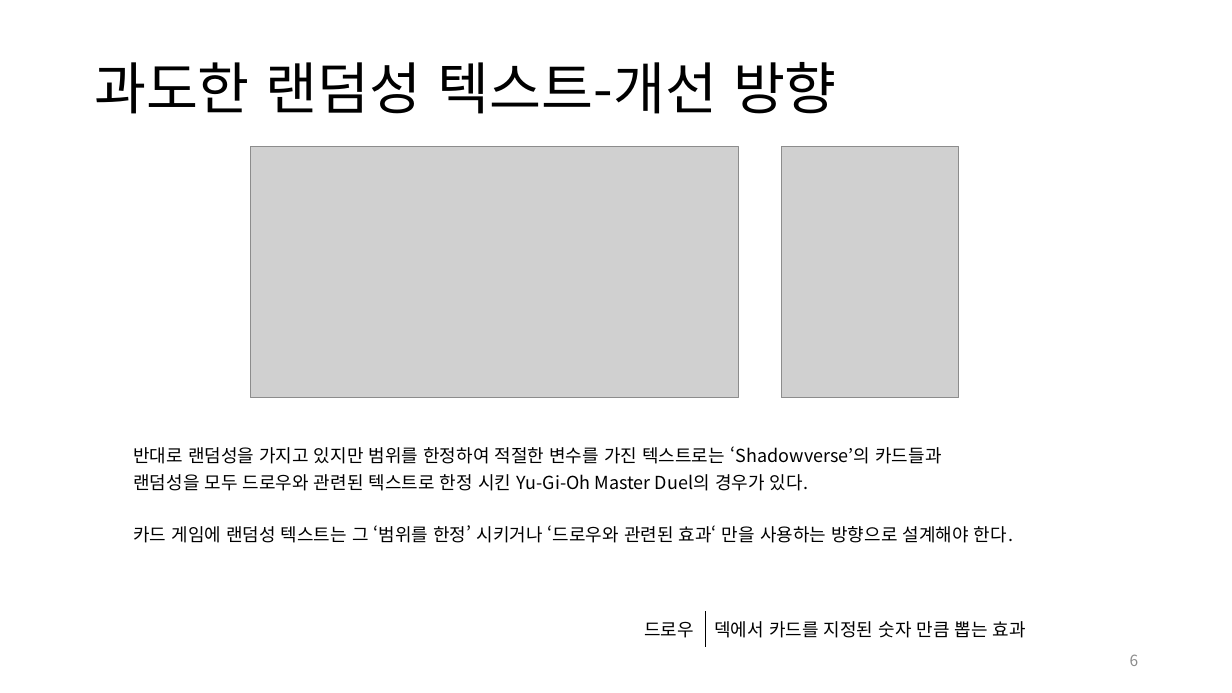
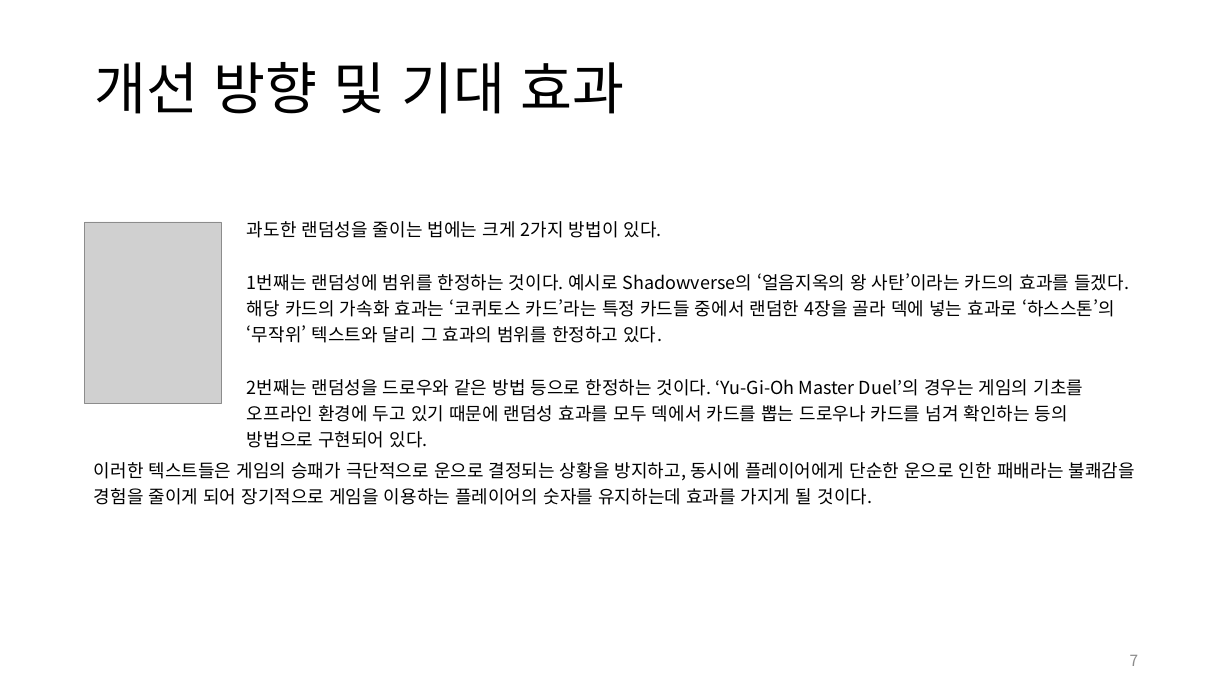
Before and after one commit to yjk0401/unityenginebasic_9th, a slide deck: slide 7 of 기획/하스스톤/카드게임(하스스톤,섀도우버스,yugioh masterduel) 분석서.pptx (slide 6 before the commit). Drawn at 1232x693 pixels with LibreOffice and Linux fonts; fonts in the diff are those of the drawing; grey boxes stand for pictures. Boxes give left, top, right and bottom in pixels: in the first picture for what was removed or moved away, otherwise in the second. Text is boxed around its words. In the diff, an @@ line names an element or a change of style, - is before the commit and + after.

```diff
--- a/기획/하스스톤/카드게임(하스스톤,섀도우버스,yugioh masterduel) 분석서.pptx
+++ b/기획/하스스톤/카드게임(하스스톤,섀도우버스,yugioh masterduel) 분석서.pptx
@@ title at box(94, 62, 625, 114): text changed @@
-과도한 랜덤성 텍스트-개선 방향
+개선 방향 및 기대 효과
@@ picture removed at box(250, 147, 738, 398) @@
@@ picture removed at box(781, 147, 958, 398) @@
@@ picture added at box(85, 222, 222, 404) @@
@@ table added at box(238, 212, 1147, 452), 1 rows, 1 columns @@
+과도한 랜덤성을 줄이는 법에는 크게 2가지 방법이 있다. / 1번째는 랜덤성에 범위를 한정하는 것이다. 예시로 Shadowverse의 ‘얼음지옥의 왕 사탄’이라는 카드의 효과를 들겠다. 해당 카드의 가속화 효과는 ‘코퀴토스 카드’라는 특정 카드들 중에서 랜덤한 4장을 골라 덱에 넣는 효과로 ‘하스스톤’의 ‘무작위’ 텍스트와 달리 그 효과의 범위를 한정하고 있다. / 2번째는 랜덤성을 드로우와 같은 방법 등으로 한정하는 것이다. ‘Yu-Gi-Oh Master Duel’의 경우는 게임의 기초를 오프라인 환경에 두고 있기 때문에 랜덤성 효과를 모두 덱에서 카드를 뽑는 드로우나 카드를 넘겨 확인하는 등의 방법으로 구현되어 있다.
@@ table removed at box(124, 437, 1107, 547), 1 rows, 1 columns @@
-반대로 랜덤성을 가지고 있지만 범위를 한정하여 적절한 변수를 가진 텍스트로는 ‘Shadowverse’의 카드들과 / 랜덤성을 모두 드로우와 관련된 텍스트로 한정 시킨 Yu-Gi-Oh Master Duel의 경우가 있다. / 카드 게임에 랜덤성 텍스트는 그 ‘범위를 한정’ 시키거나 ‘드로우와 관련된 효과‘ 만을 사용하는 방향으로 설계해야 한다.
@@ table added at box(85, 452, 1148, 509), 1 rows, 1 columns @@
+이러한 텍스트들은 게임의 승패가 극단적으로 운으로 결정되는 상황을 방지하고, 동시에 플레이어에게 단순한 운으로 인한 패배라는 불쾌감을 경험을 줄이게 되어 장기적으로 게임을 이용하는 플레이어의 숫자를 유지하는데 효과를 가지게 될 것이다.
@@ table removed at box(633, 612, 1131, 643), 1 rows, 2 columns @@
-드로우 | 덱에서 카드를 지정된 숫자 만큼 뽑는 효과
@@ page number at box(1130, 655, 1139, 666): text changed @@
-6
+7
```
Also in this commit, not shown: 6 other slides changed, 2 slides removed, 17 other files.
